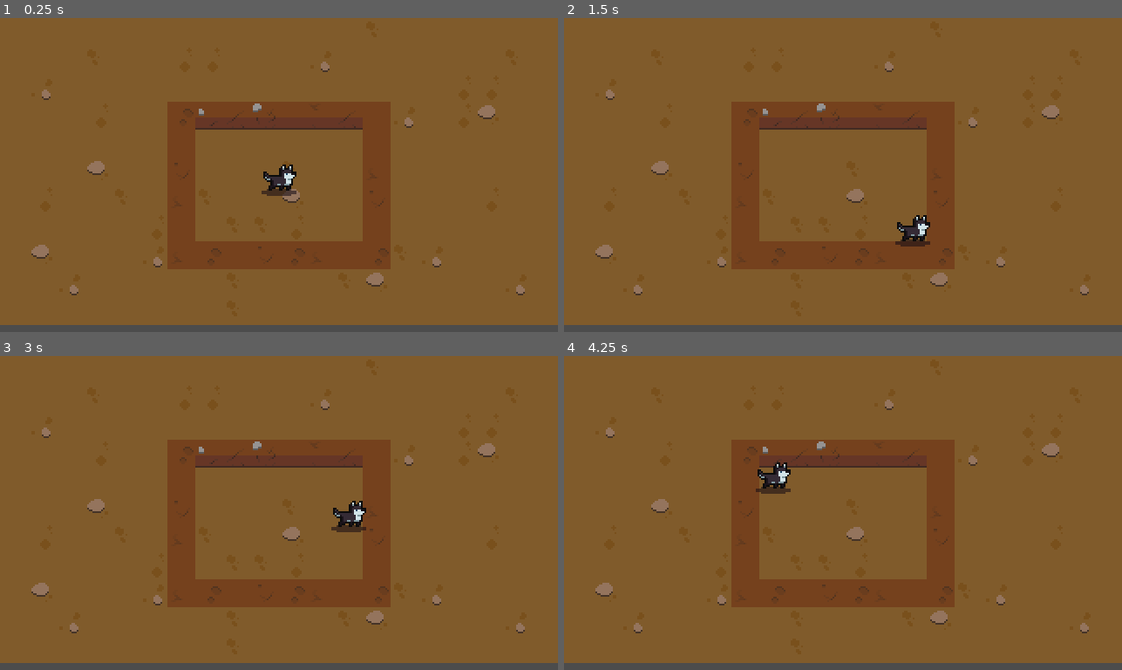
Above: before the commit, frames 1-4 (two rows, left to right).
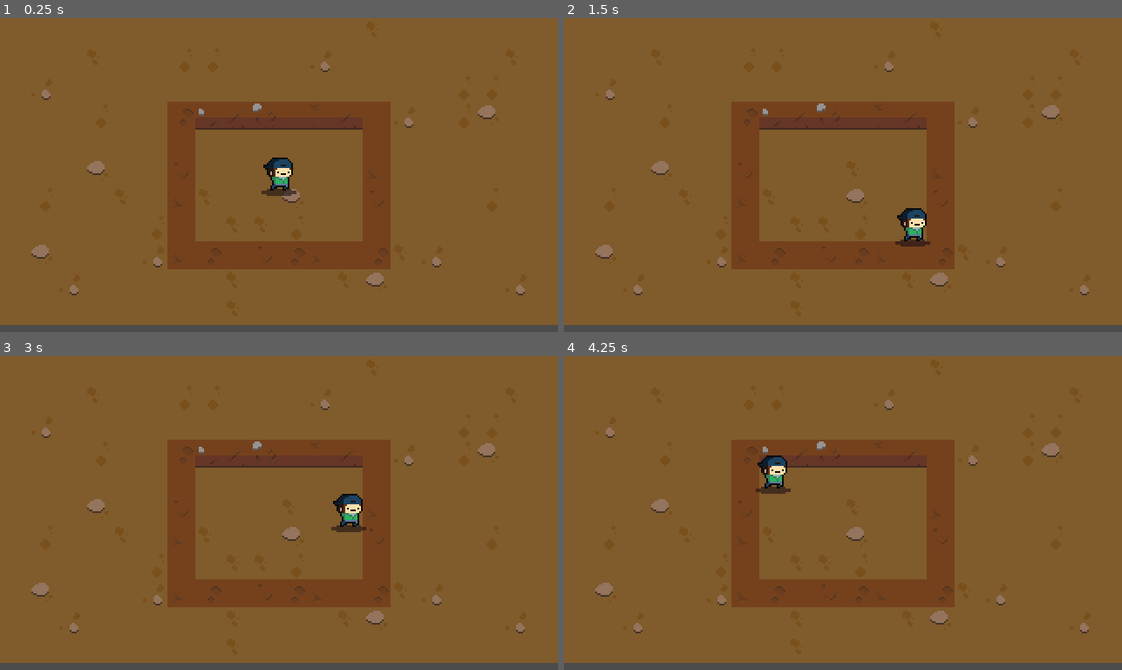
Above: after the commit, the same moments.

Repository: noisybass/KickingMonsters
Game: Godot game, scene res://Assets/Scenes/Game.tscn
The game is run twice, just before and just after one commit, with the same random seed, the same clock (stepped at 60 frames per second) and the same inputs. The project has no main scene, so this scene is started directly.
Inputs:
- Up to frame 1 (0.25 s): no input
- Up to frame 2 (1.5 s): tap Enter at 0.5 s; hold D (move_right) 0.53-1.28 s; tap Space at 1.25 s; hold S (move_down) from 1.28 s (still down)
- Up to frame 3 (3 s): tap Enter at 2 s; release S (move_down) at 2.03 s; hold D (move_right) 2.03-2.78 s; tap Space at 2.75 s; hold W (move_up) from 2.78 s (still down)
- Up to frame 4 (4.25 s): tap Enter at 3.5 s; release W (move_up) at 3.53 s; hold A (move_left) from 3.53 s (still down)

The runs differ from the first frame. In frame 1, 0.4% of the frame differs, in the area x 47-54%, y 44-55%; in frame 2, 0.4%; in frame 3, 0.4%; in frame 4, 0.4%.

Commit message:
Texture setup. Added player animations

Diff:
--- a/Assets/Scenes/Character.tscn
+++ b/Assets/Scenes/Character.tscn
@@ -1,15 +1,70 @@
-[gd_scene load_steps=5 format=2]
+[gd_scene load_steps=6 format=2]
 
 [ext_resource path="res://Assets/Scripts/Character.gd" type="Script" id=1]
 [ext_resource path="res://Assets/Graphics/Dog.png" type="Texture" id=2]
 [ext_resource path="res://Assets/Graphics/Shadow.png" type="Texture" id=3]
+
+[sub_resource type="Animation" id=2]
+
+resource_name = "SETUP"
+length = 0.01
+loop = false
+step = 0.1
+tracks/0/type = "value"
+tracks/0/path = NodePath("Pivot/Body:position")
+tracks/0/interp = 1
+tracks/0/loop_wrap = true
+tracks/0/imported = false
+tracks/0/enabled = true
+tracks/0/keys = {
+"times": PoolRealArray( 0 ),
+"transitions": PoolRealArray( 1 ),
+"update": 0,
+"values": [ Vector2( 0, -6 ) ]
+}
+tracks/1/type = "value"
+tracks/1/path = NodePath("Pivot/Body:rotation_degrees")
+tracks/1/interp = 1
+tracks/1/loop_wrap = true
+tracks/1/imported = false
+tracks/1/enabled = true
+tracks/1/keys = {
+"times": PoolRealArray( 0 ),
+"transitions": PoolRealArray( 1 ),
+"update": 0,
+"values": [ 0.0 ]
+}
+tracks/2/type = "value"
+tracks/2/path = NodePath("Pivot/Body:scale")
+tracks/2/interp = 1
+tracks/2/loop_wrap = true
+tracks/2/imported = false
+tracks/2/enabled = true
+tracks/2/keys = {
+"times": PoolRealArray( 0 ),
+"transitions": PoolRealArray( 1 ),
+"update": 0,
+"values": [ Vector2( 1, 1 ) ]
+}
+tracks/3/type = "value"
+tracks/3/path = NodePath("Pivot/Body:frame")
+tracks/3/interp = 1
+tracks/3/loop_wrap = true
+tracks/3/imported = false
+tracks/3/enabled = true
+tracks/3/keys = {
+"times": PoolRealArray( 0 ),
+"transitions": PoolRealArray( 1 ),
+"update": 1,
+"values": [ 0 ]
+}
 
 [sub_resource type="RectangleShape2D" id=1]
 
 custom_solver_bias = 0.0
 extents = Vector2( 8, 6 )
 
-[node name="Character" type="KinematicBody2D"]
+[node name="Character" type="KinematicBody2D" index="0"]
 
 input_pickable = false
 collision_layer = 1
@@ -25,17 +80,19 @@
 playback_process_mode = 1
 playback_default_blend_time = 0.0
 playback_speed = 1.0
+anims/SETUP = SubResource( 2 )
 blend_times = [  ]
 
 [node name="Pivot" type="Position2D" parent="." index="1"]
 
-[node name="Dog" type="Sprite" parent="Pivot" index="0"]
+[node name="Body" type="Sprite" parent="Pivot" index="0"]
 
 position = Vector2( 0, -6 )
 texture = ExtResource( 2 )
 vframes = 4
 hframes = 4
-_sections_unfolded = [ "Transform" ]
+frame = 1
+_sections_unfolded = [ "Animation", "Transform" ]
 
 [node name="CollisionShape2D" type="CollisionShape2D" parent="." index="2"]
 
--- a/Assets/Scenes/Player.tscn
+++ b/Assets/Scenes/Player.tscn
@@ -1,9 +1,98 @@
-[gd_scene load_steps=3 format=2]
+[gd_scene load_steps=8 format=2]
 
 [ext_resource path="res://Assets/Scenes/Character.tscn" type="PackedScene" id=1]
 [ext_resource path="res://Assets/Scripts/Player.gd" type="Script" id=2]
+[ext_resource path="res://Assets/Graphics/Player.png" type="Texture" id=3]
 
-[node name="Player" instance=ExtResource( 1 )]
+[sub_resource type="Animation" id=1]
+
+resource_name = "dead"
+length = 0.01
+loop = false
+step = 0.1
+tracks/0/type = "value"
+tracks/0/path = NodePath("Pivot/Body:frame")
+tracks/0/interp = 1
+tracks/0/loop_wrap = true
+tracks/0/imported = false
+tracks/0/enabled = true
+tracks/0/keys = {
+"times": PoolRealArray( 0 ),
+"transitions": PoolRealArray( 1 ),
+"update": 1,
+"values": [ 12 ]
+}
+
+[sub_resource type="Animation" id=2]
+
+resource_name = "hit"
+length = 0.3
+loop = false
+step = 0.1
+tracks/0/type = "value"
+tracks/0/path = NodePath("Pivot/Body:frame")
+tracks/0/interp = 1
+tracks/0/loop_wrap = true
+tracks/0/imported = false
+tracks/0/enabled = true
+tracks/0/keys = {
+"times": PoolRealArray( 0, 0.1, 0.2 ),
+"transitions": PoolRealArray( 1, 1, 1 ),
+"update": 1,
+"values": [ 9, 9, 10 ]
+}
+
+[sub_resource type="Animation" id=3]
+
+resource_name = "idle"
+length = 0.4
+loop = true
+step = 0.1
+tracks/0/type = "value"
+tracks/0/path = NodePath("Pivot/Body:frame")
+tracks/0/interp = 1
+tracks/0/loop_wrap = true
+tracks/0/imported = false
+tracks/0/enabled = true
+tracks/0/keys = {
+"times": PoolRealArray( 0, 0.1, 0.2, 0.3 ),
+"transitions": PoolRealArray( 1, 1, 1, 1 ),
+"update": 1,
+"values": [ 0, 1, 2, 3 ]
+}
+
+[sub_resource type="Animation" id=4]
+
+resource_name = "run"
+length = 0.5
+loop = true
+step = 0.1
+tracks/0/type = "value"
+tracks/0/path = NodePath("Pivot/Body:frame")
+tracks/0/interp = 1
+tracks/0/loop_wrap = true
+tracks/0/imported = false
+tracks/0/enabled = true
+tracks/0/keys = {
+"times": PoolRealArray( 0, 0.1, 0.2, 0.3, 0.4 ),
+"transitions": PoolRealArray( 1, 1, 1, 1, 1 ),
+"update": 1,
+"values": [ 4, 5, 6, 7, 8 ]
+}
+
+[node name="Player" index="0" instance=ExtResource( 1 )]
 
 script = ExtResource( 2 )
 max_speed = 150
+
+[node name="AnimationPlayer" parent="." index="0"]
+
+anims/dead = SubResource( 1 )
+anims/hit = SubResource( 2 )
+anims/idle = SubResource( 3 )
+anims/run = SubResource( 4 )
+
+[node name="Body" parent="Pivot" index="0"]
+
+texture = ExtResource( 3 )
+frame = 3
--- a/Assets/Scenes/Tileset.tscn
+++ b/Assets/Scenes/Tileset.tscn
@@ -7,7 +7,7 @@
 custom_solver_bias = 0.0
 extents = Vector2( 8, 8 )
 
-[node name="Tileset" type="Node"]
+[node name="Tileset" type="Node" index="0"]
 
 [node name="tiles" type="Sprite" parent="." index="0"]
 
Binary file added: Assets/Graphics/Player.png
